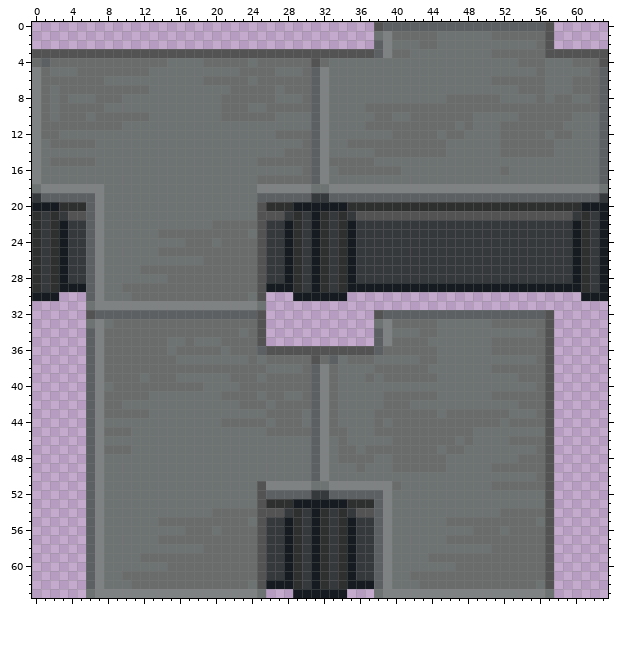
A pixel-art sprite gets an edit: Resources/Textures/_Nuclear14/Structures/Furniture/Tables/counters.rsi/metal_counter_intersect.png. Above, as it was before the edit.
The file is 64x64 pixels.
The same view after the edit:
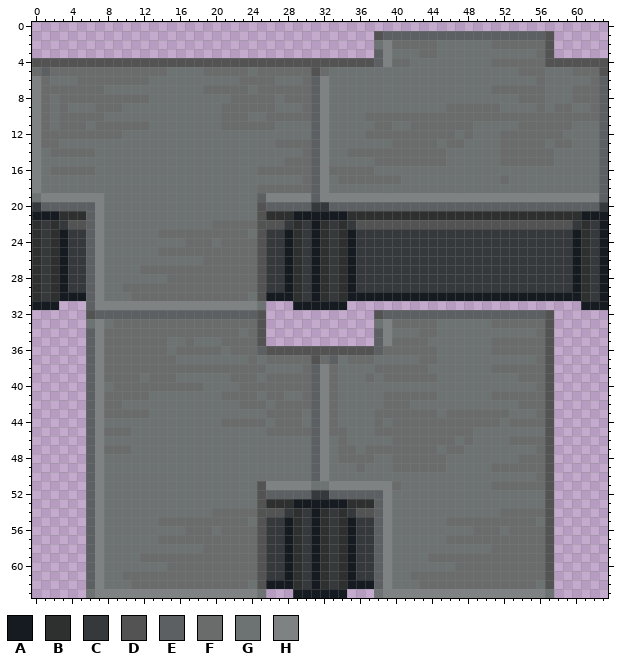
Palette (. is transparent): A #151b20  B #2e2f2f  C #35393c  D #535353  E #5c6063  F #6a6c6c  G #6d7372  H #7f8283
Message: fix some angles of metal counters looking weird
Difference:
The author put colour A in row 30 at x 3 to 5, 26 to 28 and 35 to 60; in row 31 at x 0 to 2, 29 to 34 and 61 to 63.
Colour B becomes colour A in row 21 at x 0, 2, 29, 32, 34 and 61.
Colour C becomes colour A in row 21 at x 1, 30, 33 and 62.
Colour A becomes colour B in row 30 at x 0, 2, 29, 32, 34 and 61.
Colour C becomes colour B in row 21 at x 3, 28, 35 and 60.
Colour D becomes colour B in row 21 at x 4 to 5, 26 to 27 and 36 to 59.
Colour A becomes colour C in row 20 at x 0, 31 to 32 and 63; in row 22 at x 3, 28, 35 and 60; in row 29 at x 4 to 5, 26 to 27 and 36 to 59; in row 30 at x 1, 30, 33 and 62.
Colour C becomes colour D in row 22 at x 4 to 5, 26 to 27 and 36 to 59.
Colour E becomes colour D in row 4 at x 1; in row 5 at x 31 and 63.
Colour F becomes colour D in row 4 at x 0, 2 to 14, 19 to 23, 25 to 30, 32 and 60 to 62.
Colour G becomes colour D in row 1 at x 38; in row 4 at x 15 to 18, 24, 33 to 37 and 57 to 59.
Colour A becomes colour E in row 20 at x 1 to 2, 29 to 30, 33 to 34 and 61 to 62.
Colour B becomes colour E in row 20 at x 3 to 5, 26 to 28 and 35 to 60.
Colour C becomes colour E in row 19 at x 31 and 63.
Colour F becomes colour E in row 1 at x 40 to 44 and 51 to 56; in row 5 at x 1.
Colour G becomes colour E in row 1 at x 45 to 50; in row 4 at x 38; in row 18 at x 31 and 63; in row 31 at x 6.
Colour H becomes colour E in row 1 at x 39.
Colour G becomes colour F in row 2 at x 40 to 42 and 51 to 55; in row 3 at x 43 to 44; in row 4 at x 40 to 41 and 51 to 53; in row 5 at x 2 to 4, 13 to 14, 19 to 22, 27 to 29, 54 to 55 and 60 to 61; in row 6 at x 8 to 12 and 24; in row 7 at x 2, 19 to 21, 27 and 51 to 53.
Colour G becomes colour F in row 8 at x 4 to 6, 10 to 12, 28 to 29, 54 to 55 and 60 to 61; in row 9 at x 8 to 9 and 24 to 25; in row 10 at x 6, 27 to 30, 37, 40 to 41, 49 to 53 and 60 to 62; in row 11 at x 10 to 12, 21 to 26, 47 and 59; in row 12 at x 3 to 9, 37 to 39, 45, 48 and 57; in row 13 at x 1, 27 to 29, 46 to 47 and 58 to 59.
Colour G becomes colour F in row 14 at x 2 to 6 and 35 to 37; in row 15 at x 38 to 45 and 52 to 57; in row 16 at x 2 to 6, 25 to 29 and 33; in row 17 at x 34 to 40 and 52.
Colour H becomes colour F in row 5 at x 0 and 32; in row 18 at x 25 to 30.
Colour C becomes colour G in row 19 at x 0.
Colour E becomes colour G in row 2 at x 38.
Colour F becomes colour G in row 3 at x 40 to 41 and 51 to 55; in row 5 at x 24; in row 6 at x 2 to 4, 19 to 22, 27 to 29, 51 to 55 and 60 to 61; in row 7 at x 8 to 12 and 24; in row 8 at x 21, 46 to 51 and 58 to 59; in row 9 at x 4 to 6, 27 to 29, 37 to 45, 52 to 55, 57 and 60 to 61.
Colour F becomes colour G in row 10 at x 8 to 12 and 24 to 25; in row 11 at x 2, 6, 37, 40 to 41 and 52 to 53; in row 12 at x 27 to 30, 47 and 59; in row 13 at x 3 to 6, 35 to 39, 45 and 57; in row 14 at x 28 to 29; in row 15 at x 2 to 6, 25 to 27 and 33 to 37.
Colour F becomes colour G in row 16 at x 38 to 40 and 52; in row 17 at x 25 to 29.
Colour H becomes colour G in row 18 at x 1 to 7 and 33 to 62.
Colour C becomes colour H in row 19 at x 32.
Colour E becomes colour H in row 19 at x 1 to 6, 26 to 30 and 33 to 62.
Colour G becomes colour H in row 4 at x 39; in row 18 at x 0 and 32.
Colour D is removed in row 0 at x 38 and 57; in row 3 at x 0 to 37 and 58 to 63.
Colour E is removed in row 0 at x 39 to 56.
